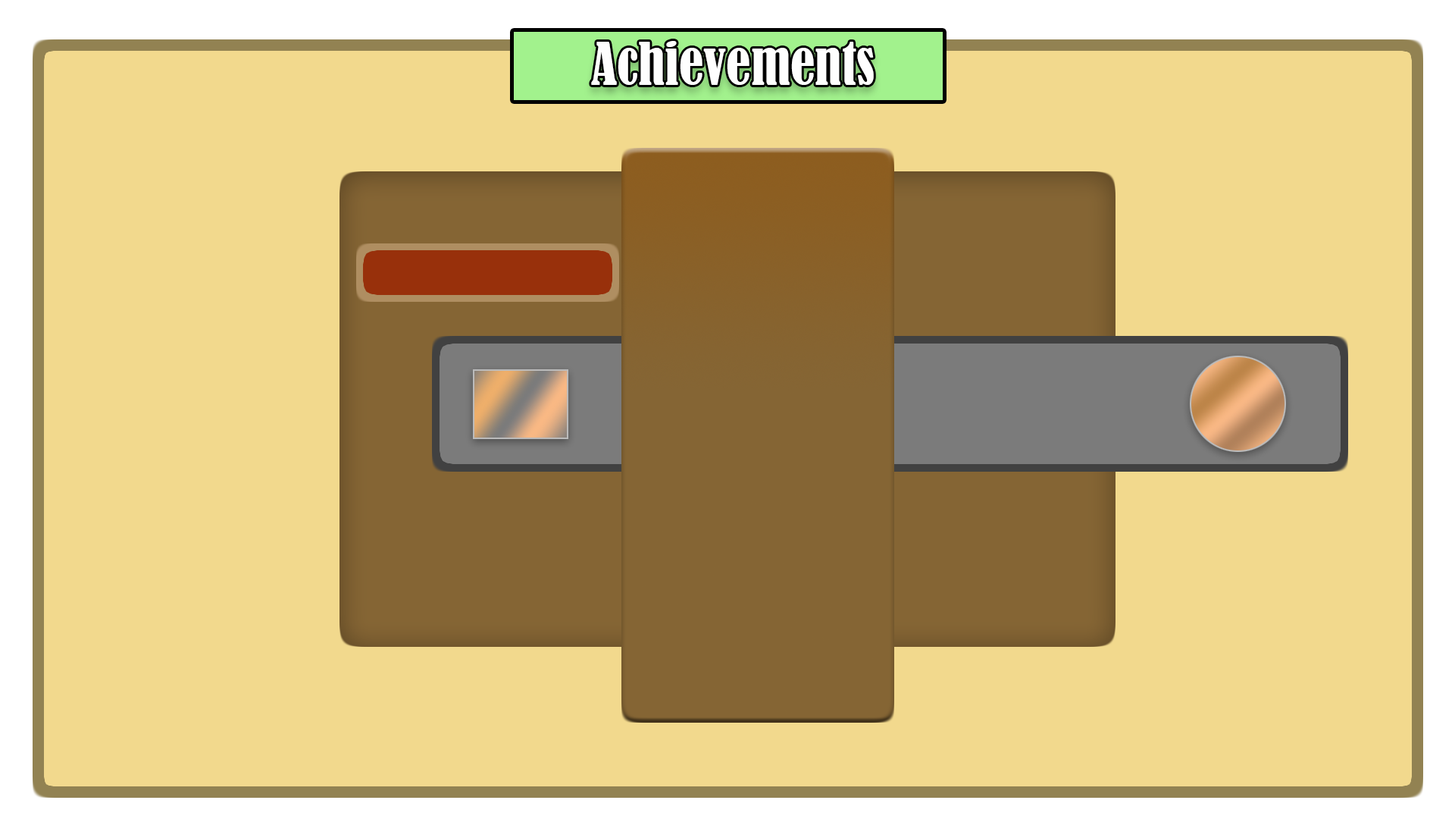
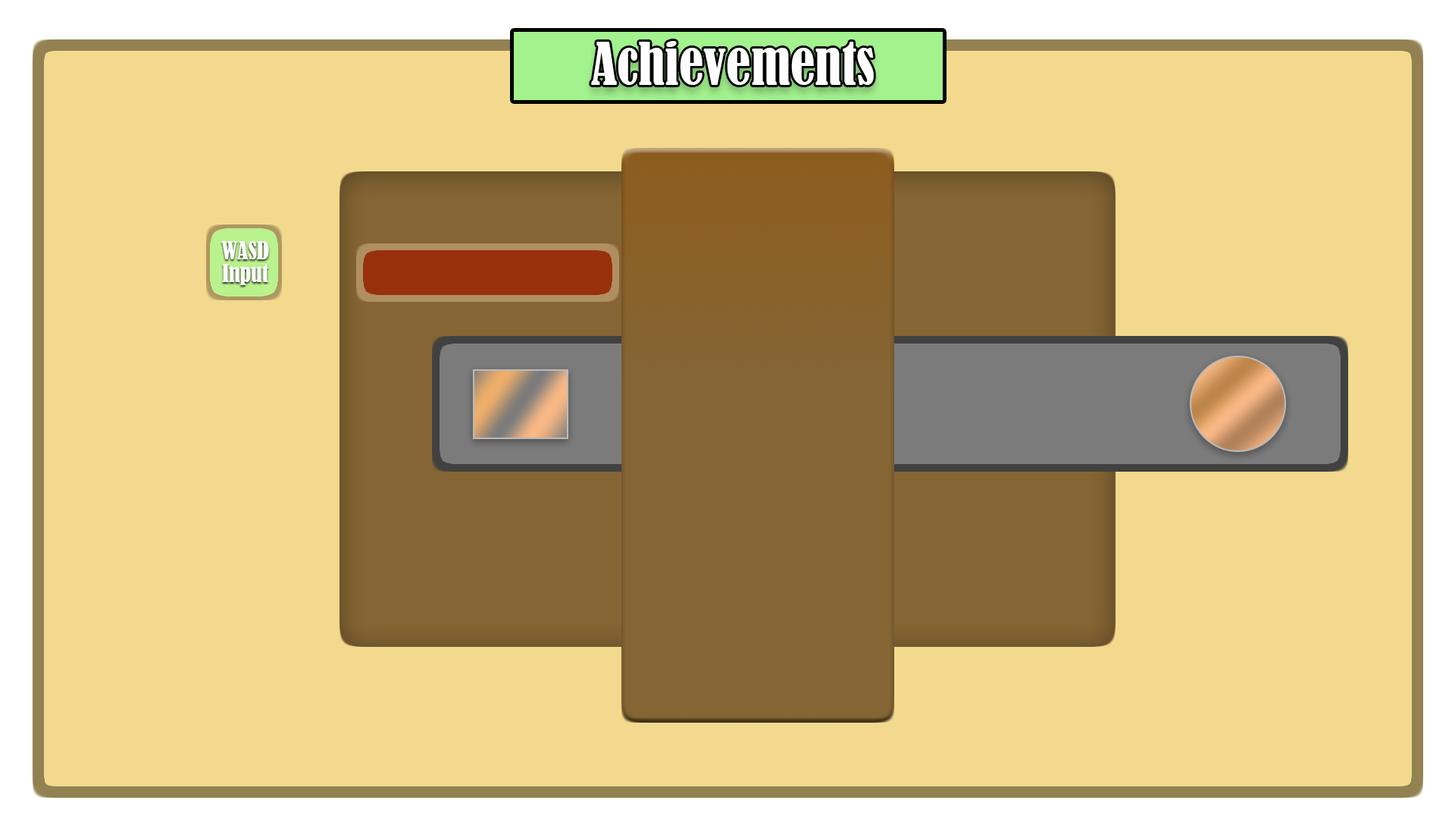
Two versions of the same layered image (1455 x 819). Layer-by-layer changes:
added layer "WASD Input" above "Layer 8" over [221, 241, 270, 286]
added layer "Layer 8" above "Layer 7 copy" over [206, 224, 282, 301]
